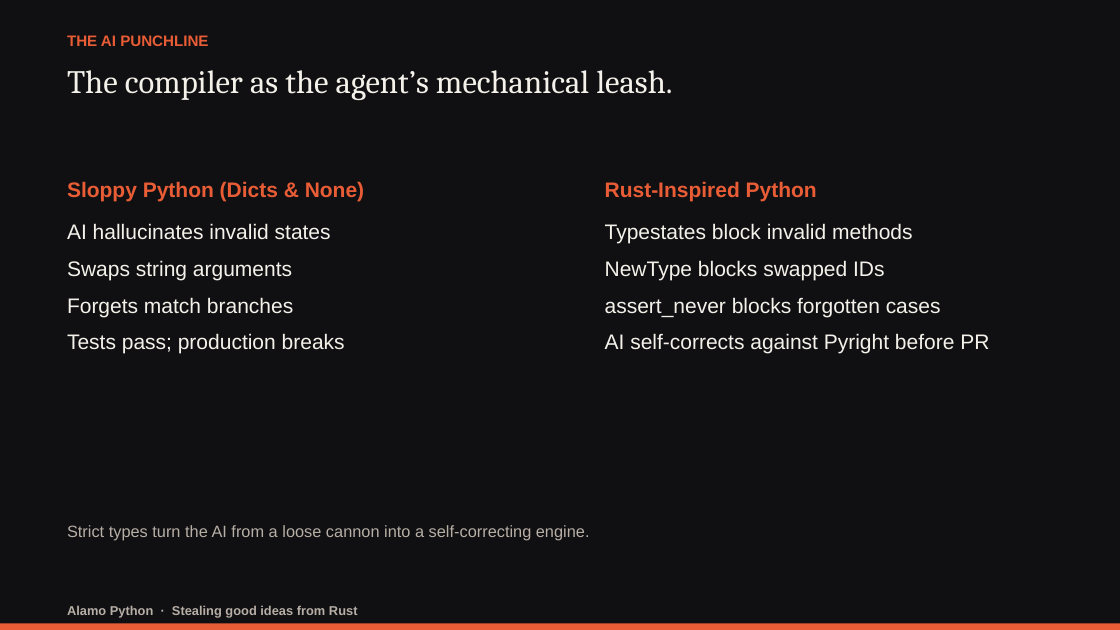
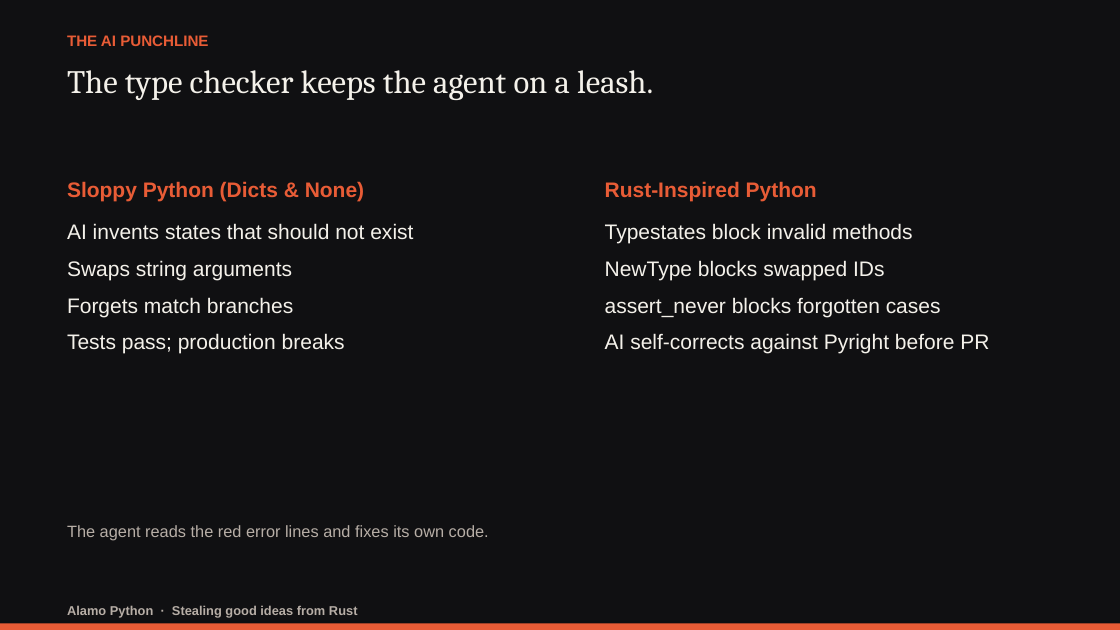
Before and after one commit to darwing1210/thinking-in-rust-writing-in-python, a slide deck: slide 30 of presentation/stealing-good-ideas-from-rust.pptx (slide 20 before the commit). Drawn at 1120x630 pixels with LibreOffice and Linux fonts; fonts in the diff are those of the drawing. Boxes give left, top, right and bottom in pixels: in the first picture for what was removed or moved away, otherwise in the second. Text is boxed around its words. In the diff, an @@ line names an element or a change of style, - is before the commit and + after.

```diff
--- a/presentation/stealing-good-ideas-from-rust.pptx
+++ b/presentation/stealing-good-ideas-from-rust.pptx
@@ text at (67,70,653,100): text changed @@
-The compiler as the agent’s mechanical leash.
+The type checker keeps the agent on a leash.
@@ text at (67,223,413,240): text changed @@
-AI hallucinates invalid states
+AI invents states that should not exist
@@ text at (67,525,489,540): text changed @@
-Strict types turn the AI from a loose cannon into a self-correcting engine.
+The agent reads the red error lines and fixes its own code.
```
Also in this commit, not shown: 6 other slides changed, 12 slides added, 1 slide removed, 18 other files.
